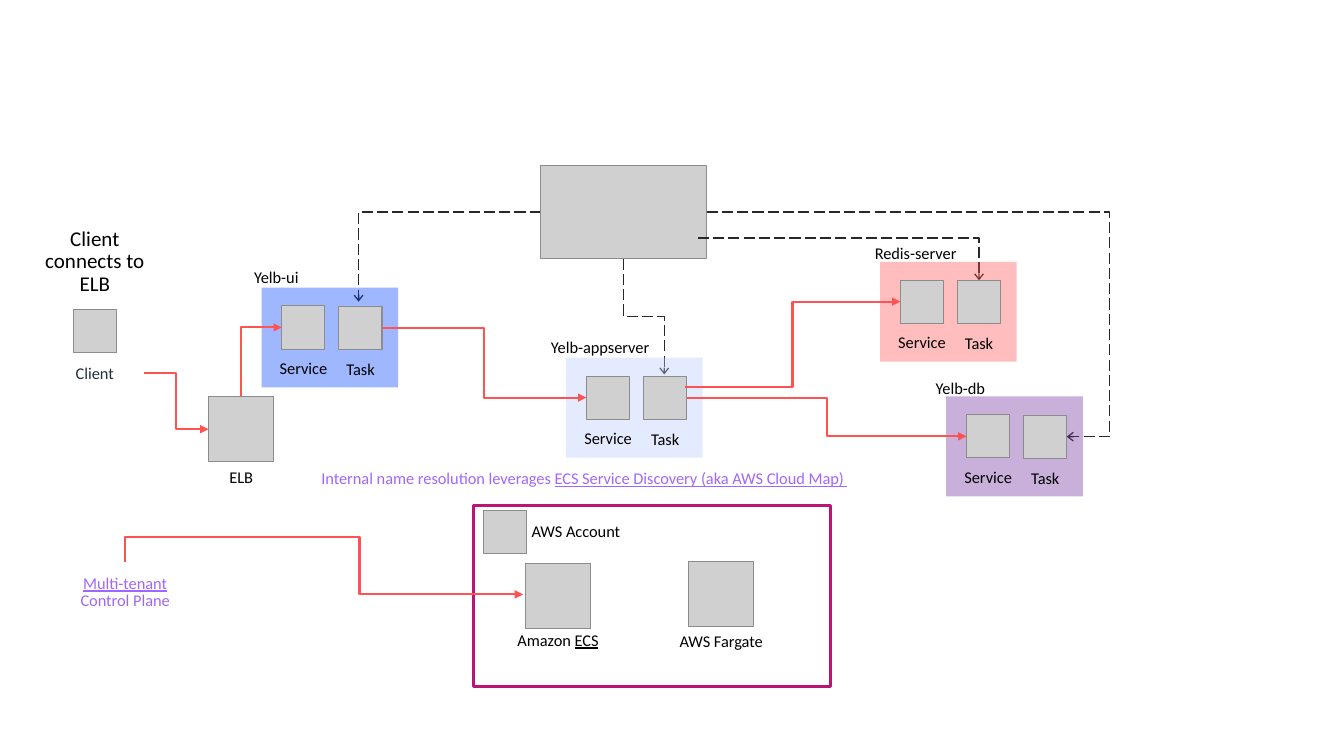
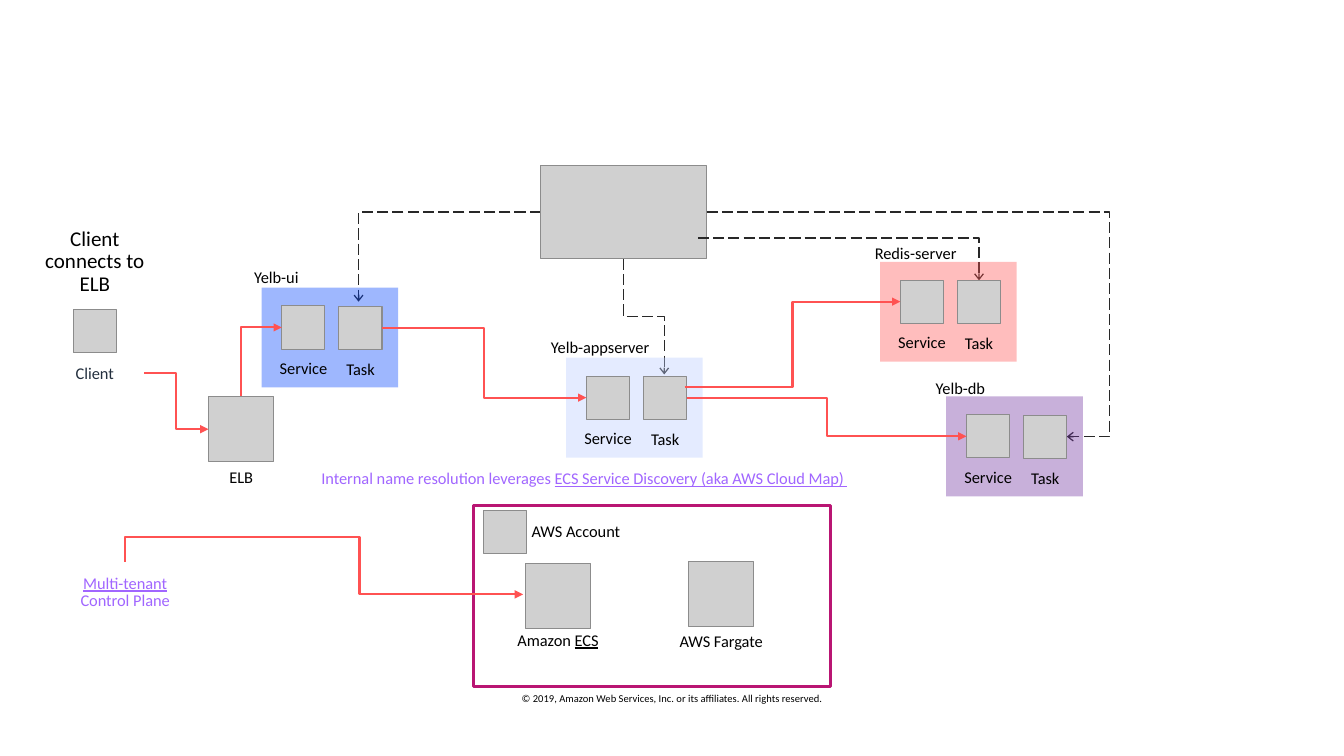
Before and after one commit to mreferre/yelb, a slide deck: slide 5 of images/yelb-architecture.pptx. Drawn at 1344x756 pixels with LibreOffice and Linux fonts; fonts in the diff are those of the drawing; grey boxes stand for pictures. Boxes give left, top, right and bottom in pixels: in the first picture for what was removed or moved away, otherwise in the second. Text is boxed around its words. In the diff, an @@ line names an element or a change of style, - is before the commit and + after.

```diff
--- a/images/yelb-architecture.pptx
+++ b/images/yelb-architecture.pptx
@@ text added at (x1=533, y1=694, x2=822, y2=704), 7.5 pt, text #000000 @@
+© 2019, Amazon Web Services, Inc. or its affiliates. All rights reserved.
```
Also in this commit, not shown: 1 slide added, 1 other file.
